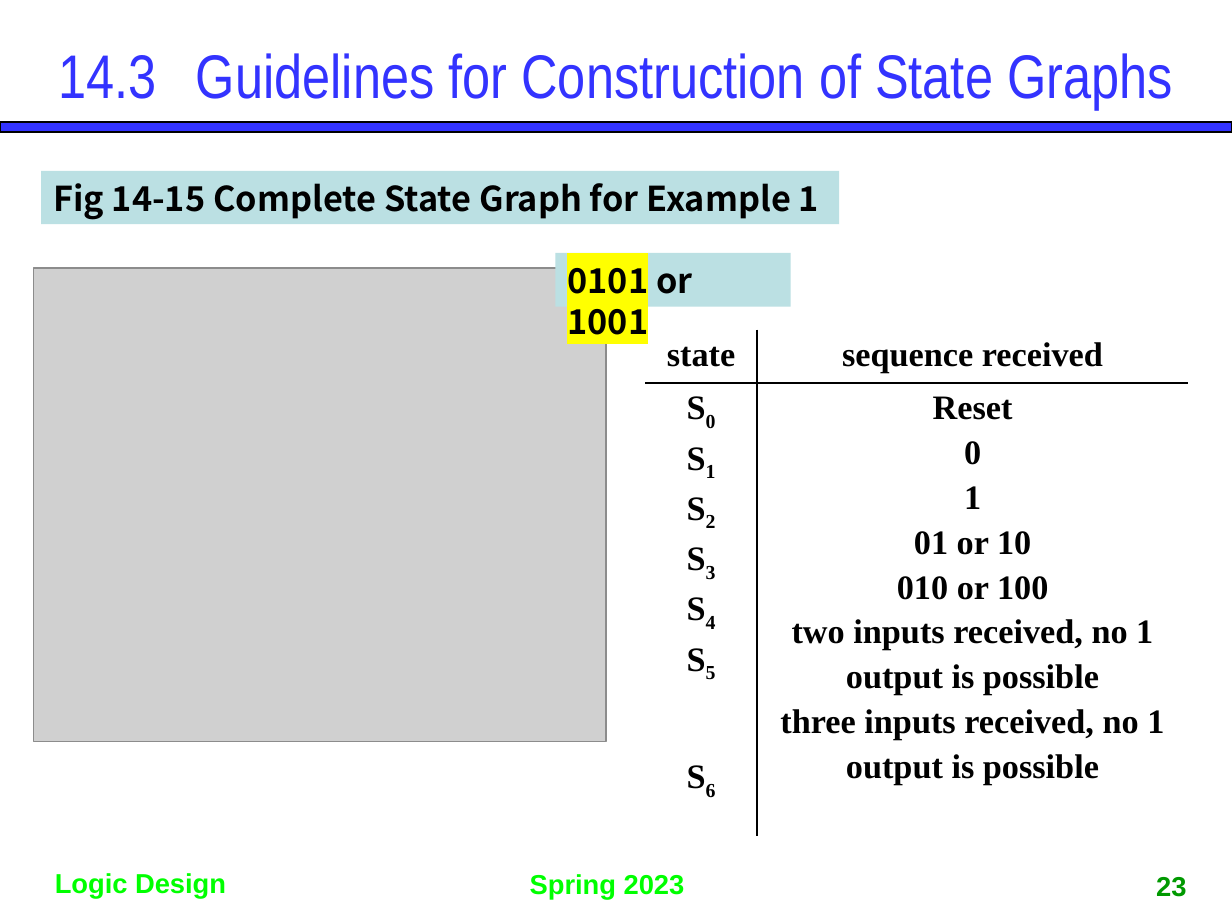
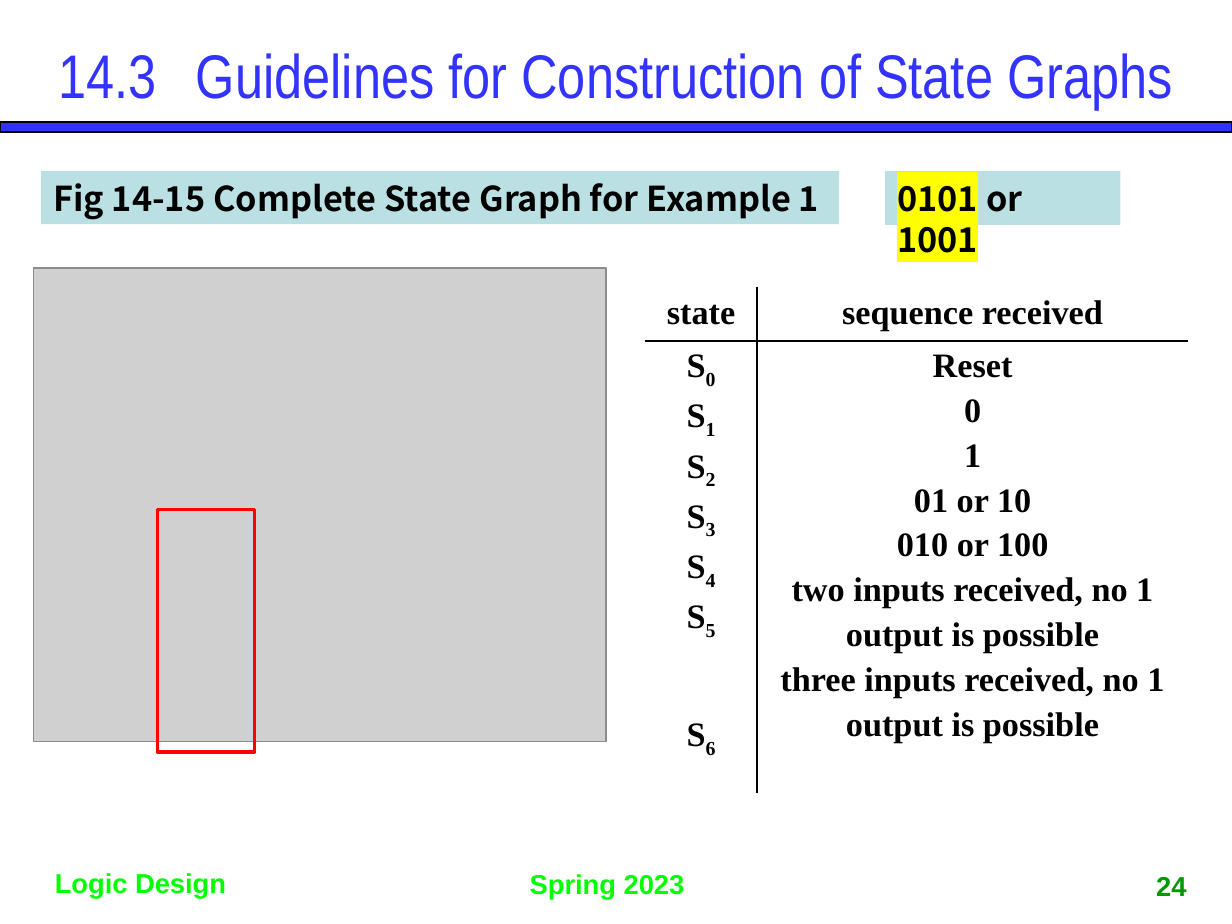
Before and after one commit to gdlee412/Logic-Circuits, a slide deck: slide 24 of 자료/Ch14. Derivation of State Graphs and Tables.pptx (slide 23 before the commit). Drawn at 1232x924 pixels with LibreOffice and Linux fonts; fonts in the diff are those of the drawing; grey boxes stand for pictures. Boxes give left, top, right and bottom in pixels: in the first picture for what was removed or moved away, otherwise in the second. Text is boxed around its words. In the diff, an @@ line names an element or a change of style, - is before the commit and + after.

```diff
--- a/자료/Ch14. Derivation of State Graphs and Tables.pptx
+++ b/자료/Ch14. Derivation of State Graphs and Tables.pptx
@@ rectangle "0101 or 1001": place and size @@
-rectangle "0101 or 1001" at bbox=[556, 253, 791, 307]
+rectangle "0101 or 1001" at bbox=[886, 171, 1121, 225]
@@ table: place and size @@
-table at bbox=[646, 330, 1189, 832]
+table at bbox=[646, 287, 1189, 788]
@@ rectangle added at bbox=[158, 509, 255, 752], outline #FF0000 2 pt @@
@@ page number at bbox=[1156, 877, 1186, 896]: text changed @@
-23
+24
```
Also in this commit, not shown: 11 other slides changed, 2 slides added, 1 other file.
